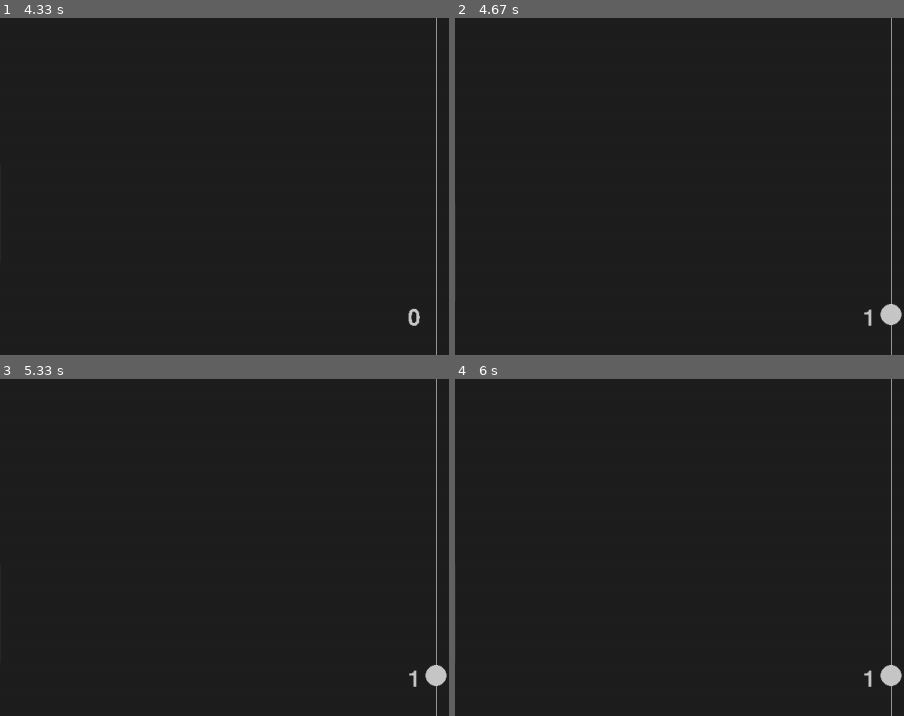
Above: before the commit, frames 1-4 (two rows, left to right).
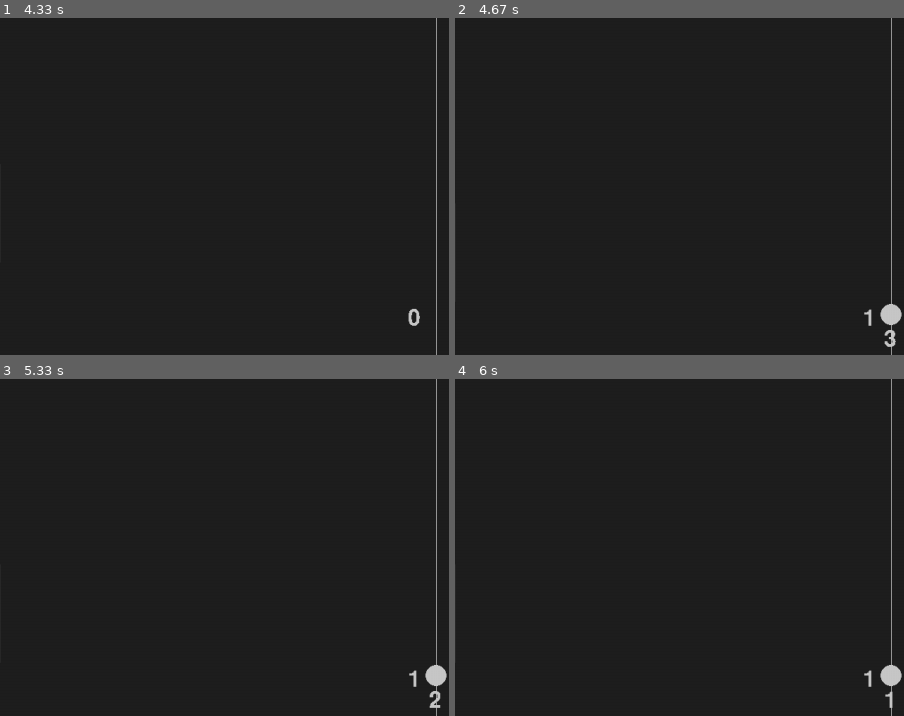
Above: after the commit, the same moments.

Repository: Sh9hid/pygame
Game: pygame game, started from pong/main.py
Same seed, same stepped clock (60 frames per second), same inputs: the game is played once before the commit and once after it.
Inputs:
- Up to frame 1 (4.33 s): hold Up 0.33-0.8 s; hold Down 0.83-1.13 s; hold Up 1.17-1.53 s; hold Down 1.57-1.93 s; hold Up 1.97-2.27 s; hold Down 2.3-2.6 s; hold Up 2.63-3 s; hold Down 3.03-3.4 s; hold Up 3.43-3.73 s; hold Down 3.77-4.07 s; hold Up from 4.1 s (still down)
- Up to frame 2 (4.67 s): release Up at 4.47 s; hold Down from 4.5 s (still down)
- Up to frame 3 (5.33 s): release Down at 4.87 s; hold Up 4.9-5.2 s; hold Down from 5.23 s (still down)
- Up to frame 4 (6 s): release Down at 5.53 s; hold Up 5.57-5.93 s; hold Down from 5.97 s (still down)
The pictures show only the part of the screen within x 1-51%, y 6-56%; the shares and areas given below are measured in that part.

Frame 1 is identical in both runs. In frame 2, less than 0.1% of the frame differs, in the area x 95-99%, y 92-98%; in frame 3, less than 0.1%; in frame 4, less than 0.1%.

Commit message:
timer 3,2,1

Diff:
--- a/pong/main.py
+++ b/pong/main.py
@@ -43,6 +43,19 @@
 
     current_time = pygame.time.get_ticks()
     ball.center = (screen_width/2, screen_height/2)
+
+    if current_time - score_time < 700:
+        number_three = game_font.render("3", False, light_grey)
+        screen.blit(number_three, (screen_width/2 -10, screen_height/2 + 20))
+
+    if 700 < current_time - score_time < 1400:
+        number_three = game_font.render("2", False, light_grey)
+        screen.blit(number_three, (screen_width/2 -10, screen_height/2 + 20))
+
+    if 1400 < current_time - score_time < 2100:
+        number_three = game_font.render("1", False, light_grey)
+        screen.blit(number_three, (screen_width/2 -10, screen_height/2 + 20))
+
 
     if current_time - score_time < 2100:
         ball_speed_x, ball_speed_y = 0,0
